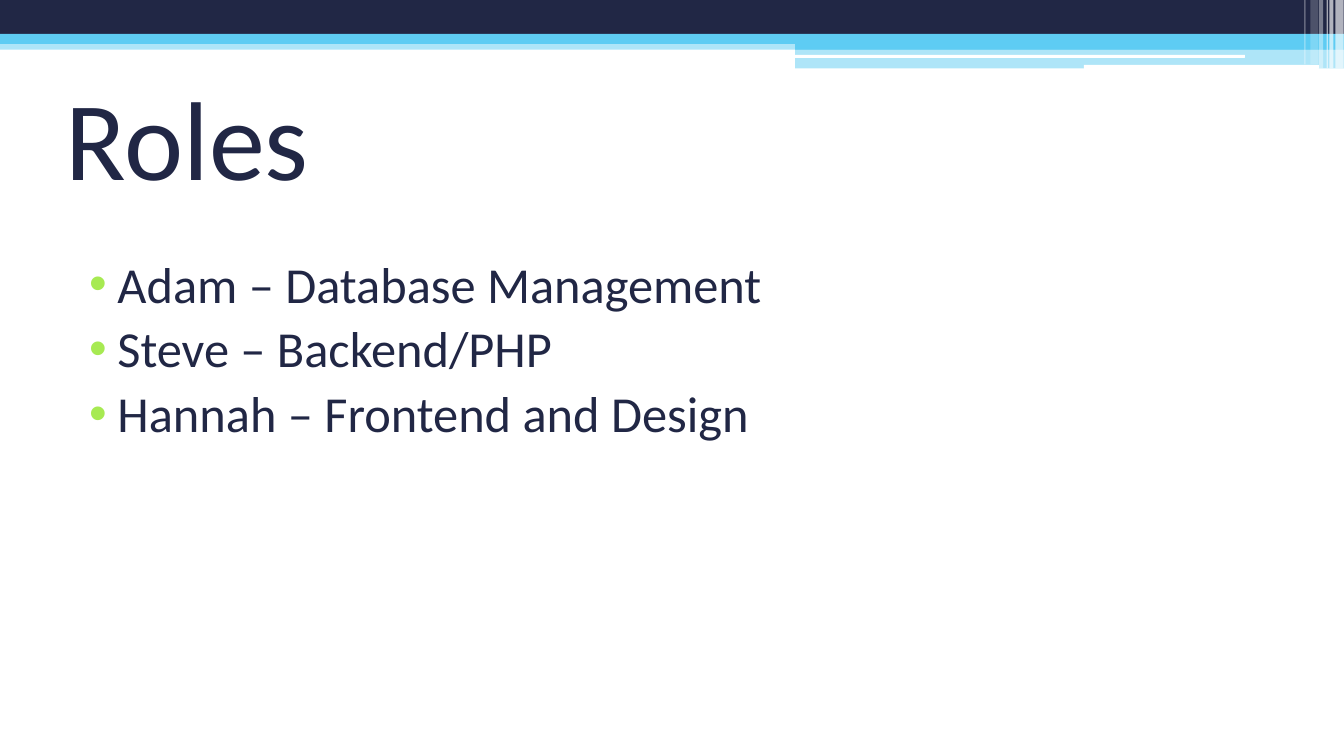
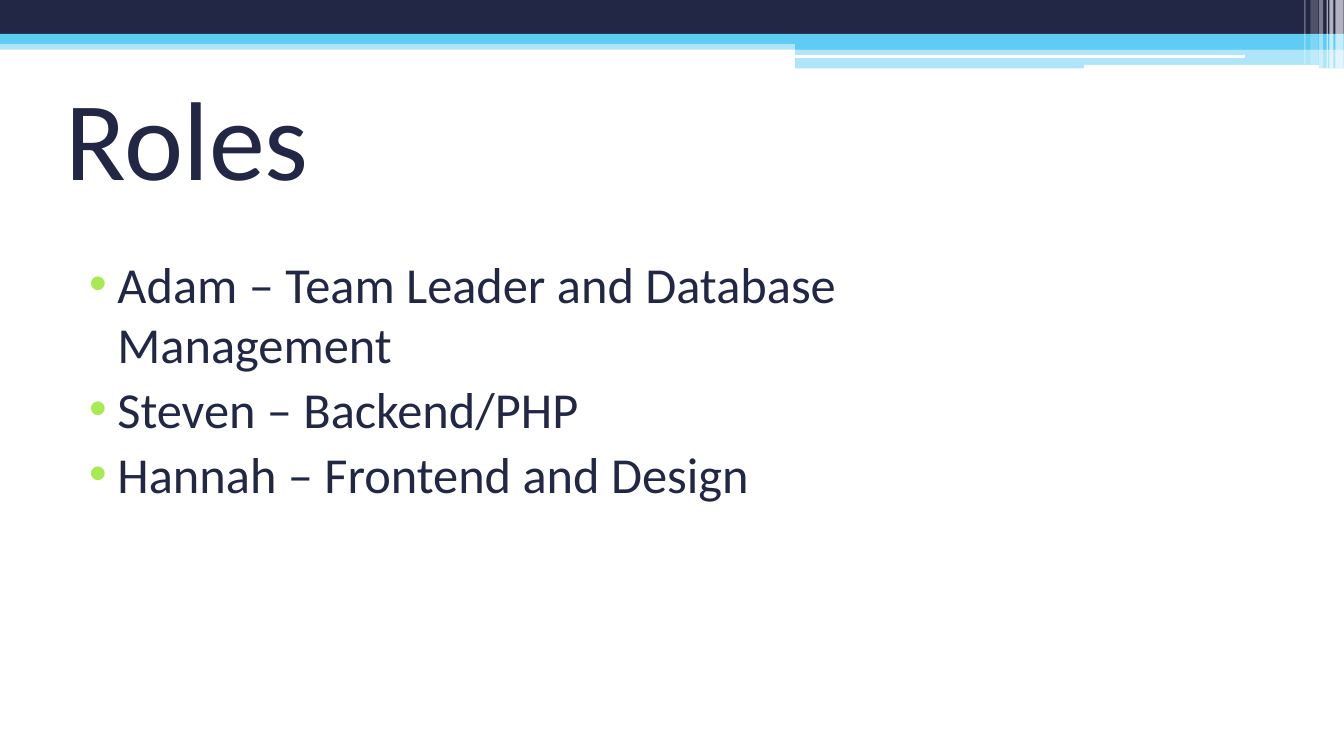
Before and after one commit to sylve0n/CIS260-PowerPoint, a slide deck: slide 2 of PC Repair Clinic Inventory System.pptx. Drawn at 1344x756 pixels with LibreOffice and Linux fonts; fonts in the diff are those of the drawing. Boxes give left, top, right and bottom in pixels: in the first picture for what was removed or moved away, otherwise in the second. Text is boxed around its words. In the diff, an @@ line names an element or a change of style, - is before the commit and + after.

```diff
--- a/PC Repair Clinic Inventory System.pptx
+++ b/PC Repair Clinic Inventory System.pptx
@@ text at [117, 268, 835, 430]: text changed @@
-• Adam – Database Management
-• Steve – Backend/PHP
+• Adam – Team Leader and Database Management
+• Steven – Backend/PHP
```
Also in this commit, not shown: 6 other slides changed.
